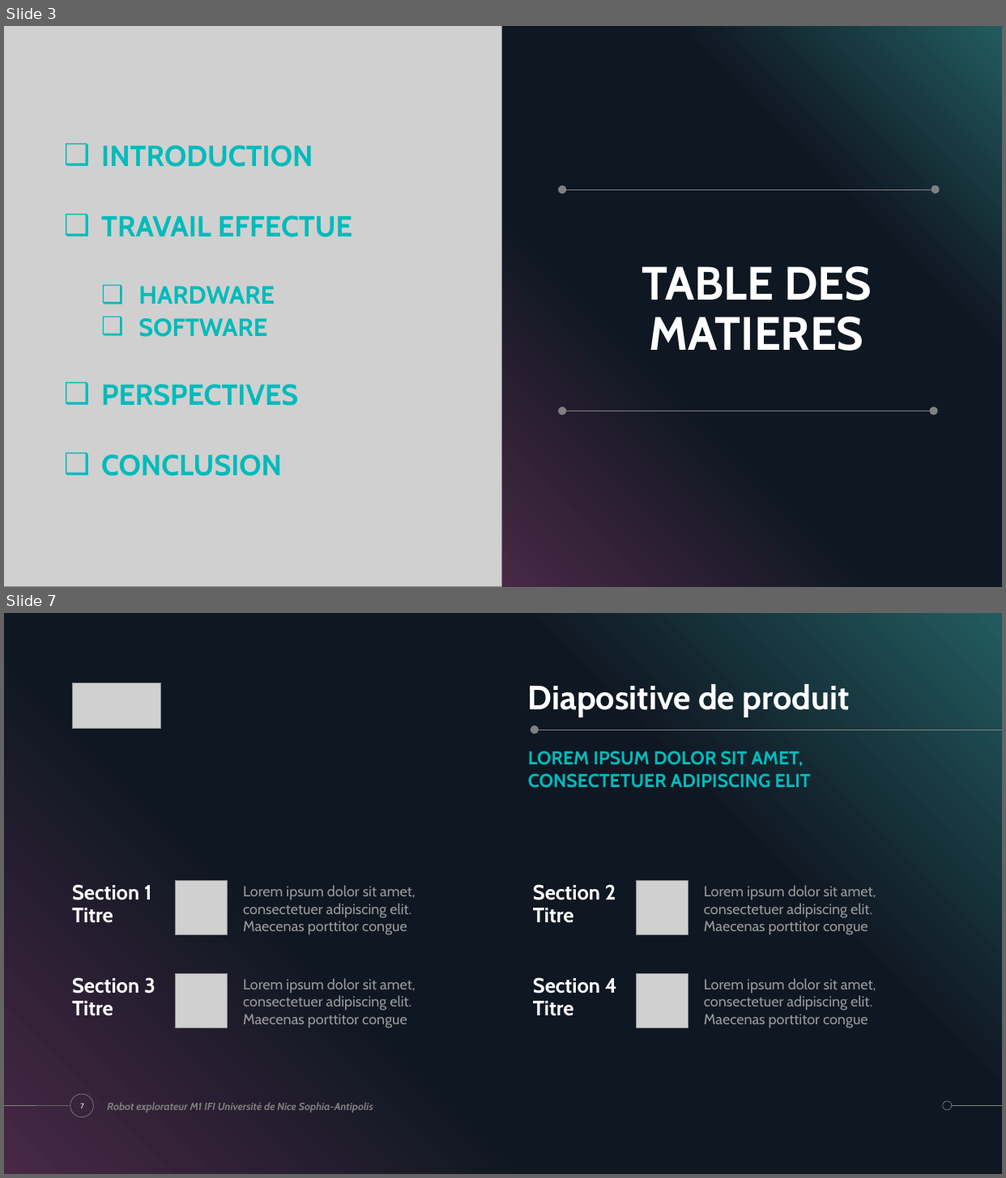
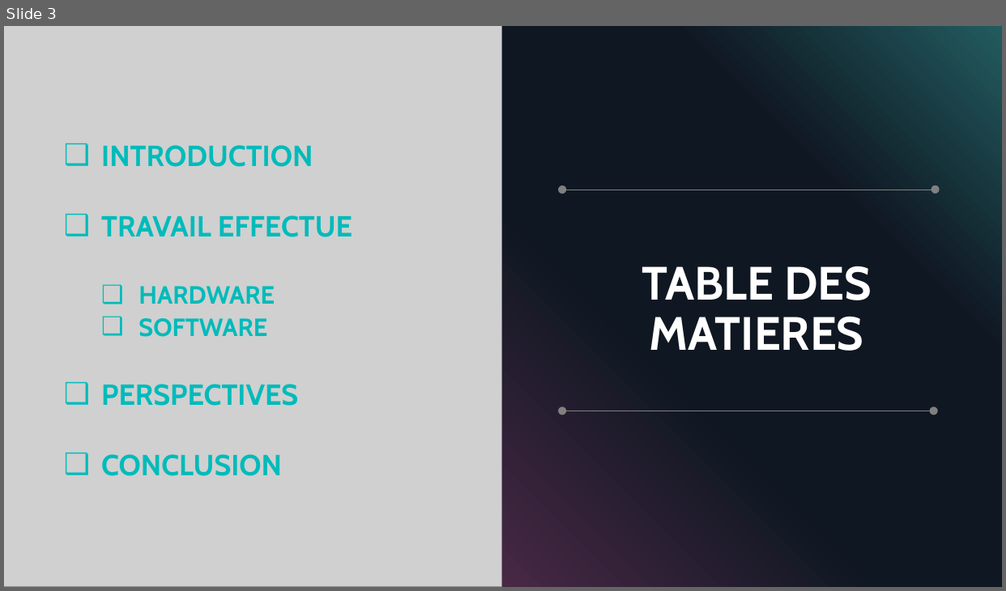
Before and after one commit to ChloeMaccarinelli/TER_M1_S2, a slide deck: doc/Diapo_LOTFI_MACCARINELLI_MARION.pptx. Shown one above the other, each under a label of ours: slides 3 and 7 before the commit, slide 3 after it; the slides between them are not shown. The pictures are 1006x1178 and 1006x591 pixels, drawn with LibreOffice and Linux fonts; fonts in the diff are those of the drawing; grey boxes stand for pictures. Boxes give left, top, right and bottom in pixels: in the first picture for what was removed or moved away, otherwise in the second. Text is boxed around its words. In the diff, an @@ line names an element or a change of style, - is before the commit and + after.

Commit message:
diapo

```diff
--- a/doc/Diapo_LOTFI_MACCARINELLI_MARION.pptx
+++ b/doc/Diapo_LOTFI_MACCARINELLI_MARION.pptx
@@ slide 7 removed at (4,613,1002,1174), background #000000; not listed: 3 template elements that a slide beside it also shows @@
@@ rectangle removed at (4,613,1002,1174) @@
@@ picture removed at (72,683,160,728) @@
@@ title removed at (528,683,849,717) @@
-Diapositive de produit
@@ ellipse removed at (530,726,539,734) @@
@@ line removed from (1002, 730) to (537, 730) @@
@@ text removed at (528,751,811,788) @@
-LOREM IPSUM DOLOR SIT AMET, CONSECTETUER ADIPISCING ELIT
@@ text removed at (72,884,151,923) @@
-Section 1
-Titre
@@ picture removed at (176,881,228,935) @@
@@ text removed at (243,885,415,935) @@
-Lorem ipsum dolor sit amet, consectetuer adipiscing elit. Maecenas porttitor congue
@@ text removed at (533,884,616,923) @@
-Section 2
-Titre
@@ picture removed at (636,881,688,935) @@
@@ text removed at (704,885,876,935) @@
-Lorem ipsum dolor sit amet, consectetuer adipiscing elit. Maecenas porttitor congue
@@ picture removed at (176,973,228,1028) @@
@@ picture removed at (636,973,688,1028) @@
@@ text removed at (72,977,155,1016) @@
-Section 3
-Titre
@@ text removed at (243,978,415,1029) @@
-Lorem ipsum dolor sit amet, consectetuer adipiscing elit. Maecenas porttitor congue
@@ text removed at (533,977,617,1016) @@
-Section 4
-Titre
@@ text removed at (704,978,876,1029) @@
-Lorem ipsum dolor sit amet, consectetuer adipiscing elit. Maecenas porttitor congue
@@ ellipse removed at (70,1094,94,1118) @@
@@ page number removed at (80,1103,84,1109) @@
-7
@@ text removed at (107,1102,373,1113) @@
-Robot explorateur M1 IFI Université de Nice Sophia-Antipolis
```
Also in this commit, not shown: 8 slides changed, 9 slides added, 16 other slides removed.
